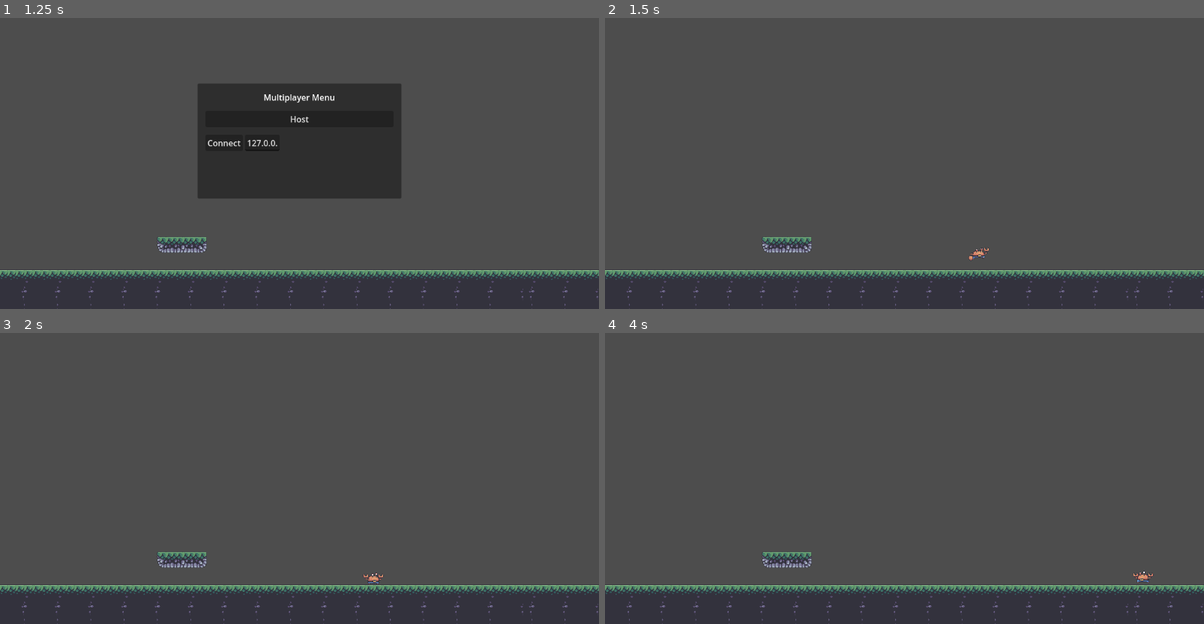
Above: before the commit, frames 1-4 (two rows, left to right).
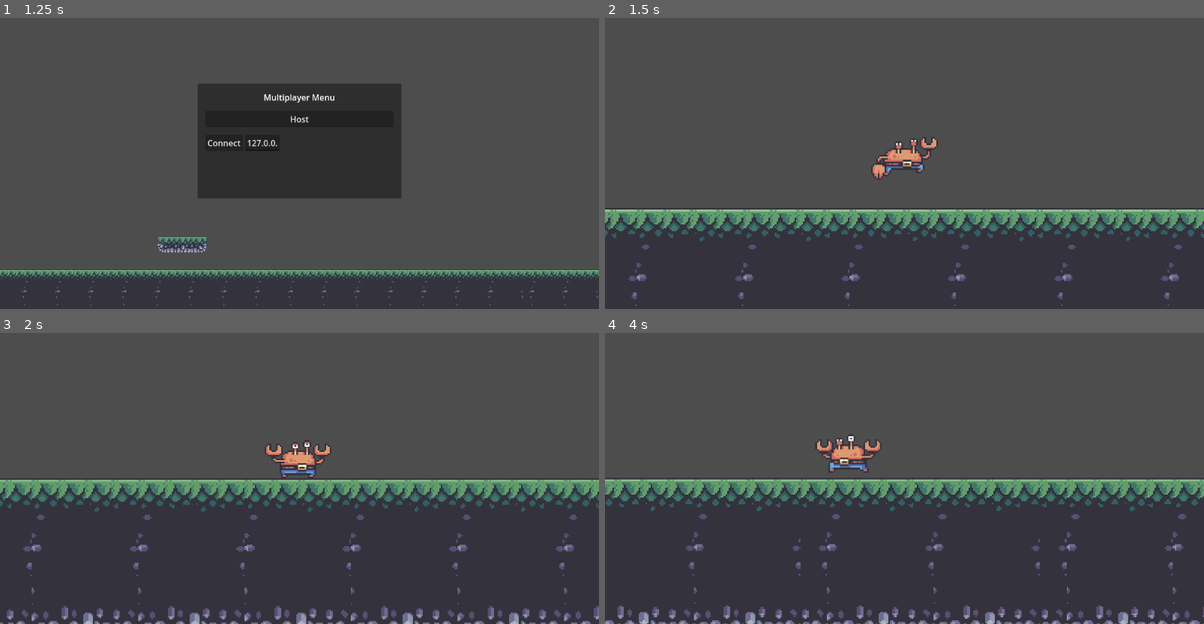
Above: after the commit, the same moments.

Repository: SMR-2023-Summer-Project/2DSideRacer
Game: Godot game, scene res://root/ui/title_screen/title_screen.tscn
Two runs of this game, one before a commit and one after it. Both use one fixed random seed, a clock stepped at 60 frames per second and the inputs below.
Inputs (mouse positions are in pixels of both pictures, inside the frame that each line leads up to):
- Up to frame 1 (1.25 s): click "Play" at 0.5 s
- Up to frame 2 (1.5 s): click "Host" at 1.25 s
- Up to frame 3 (2 s): no input
- Up to frame 4 (4 s): move the mouse to (1036, 440) at 2.02 s; hold Right (ui_right) 2.03-3.53 s; tap Shift (dash) at 2.1, 3.6 s; tap Up (jump) at 2.27, 3.02 s; move the mouse to (784, 472) at 2.77 s; tap Space (swing) at 2.85 s; move the mouse to (964, 382) at 3.52 s; hold Left (ui_left) from 3.53 s (still down)

Frame 1 is identical in both runs. In frame 2, 24% of the frame differs, in the area x 0-100%, y 40-100%; in frame 3, 40%; in frame 4, 40%, in the area x 0-100%, y 34-100%.

Commit message:
Camera
Camera follows appropriate player when loading into multiplayer.tscn

Diff:
--- a/root/entities/player/player.gd
+++ b/root/entities/player/player.gd
@@ -18,6 +18,7 @@
 var current_rope_length
 var isClimbing = false
 
+@onready var camera = $Camera2D
 
 # Get the gravity from the project settings to be synced with RigidBody nodes.
 var gravity = ProjectSettings.get_setting("physics/2d/default_gravity")
@@ -27,6 +28,7 @@
 	current_rope_length = rope_length
 	respawn()
 	print("Ready")
+	camera.make_current()
 
 
 
Not shown: 1 places in root/entities/player/player.tscn that only renumber resources
